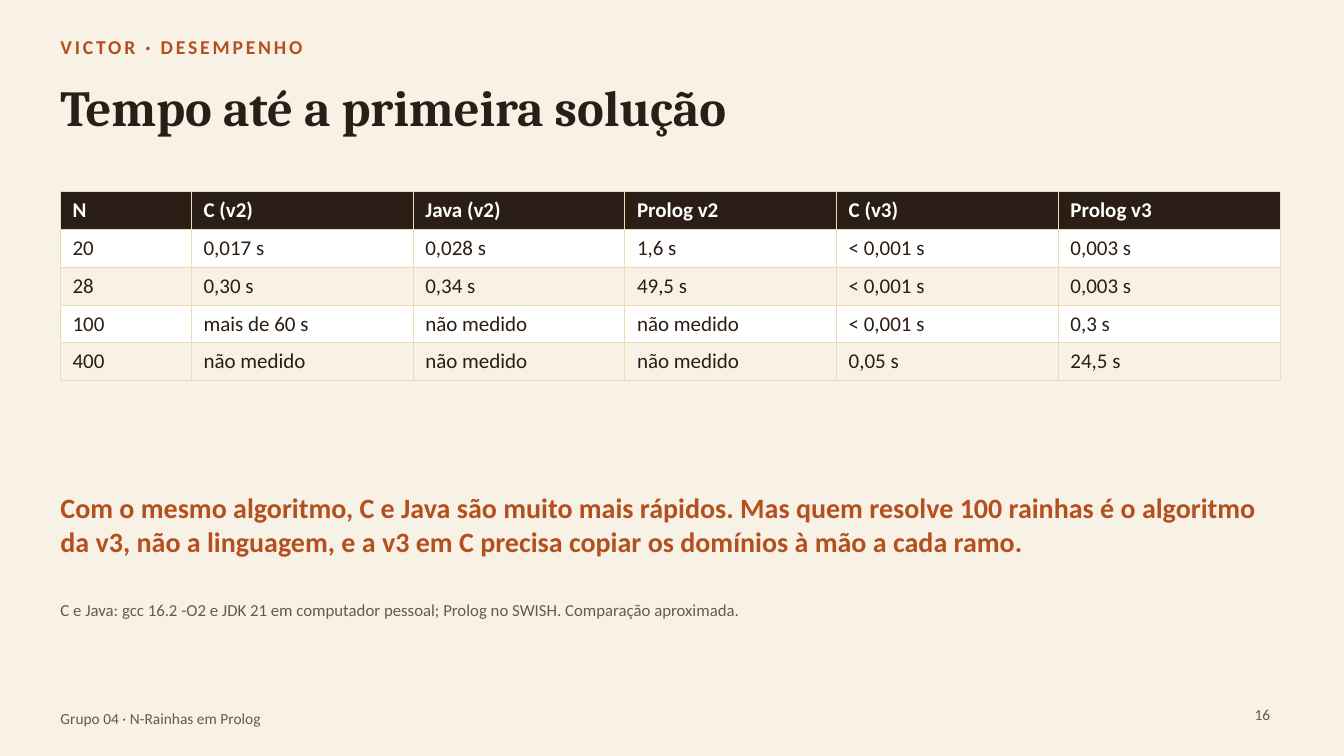
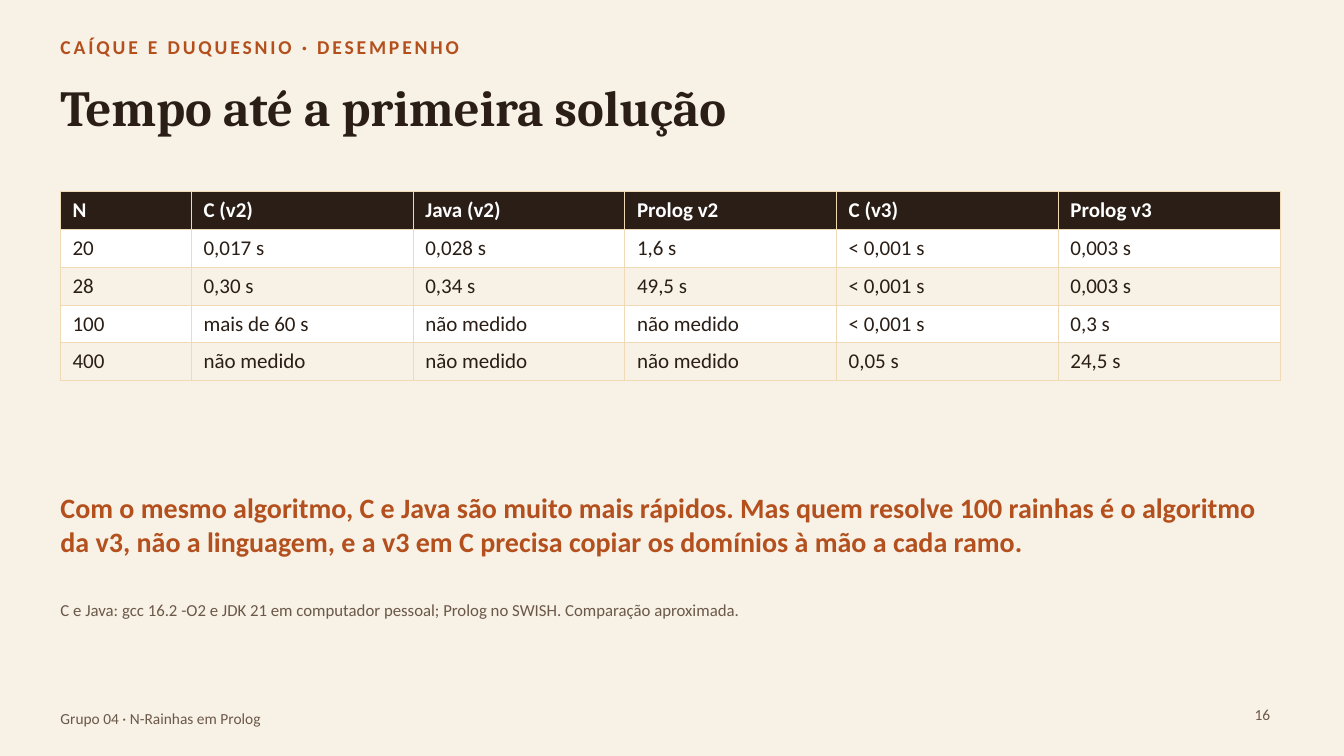
Before and after one commit to Alexandro-Junior/N-rainhas-com-backtracking, a slide deck: slide 16 of slides/Seminario-NRainhas-Grupo04.pptx. Drawn at 1344x756 pixels with LibreOffice and Linux fonts; fonts in the diff are those of the drawing. Boxes give left, top, right and bottom in pixels: in the first picture for what was removed or moved away, otherwise in the second. Text is boxed around its words. In the diff, an @@ line names an element or a change of style, - is before the commit and + after.

```diff
--- a/slides/Seminario-NRainhas-Grupo04.pptx
+++ b/slides/Seminario-NRainhas-Grupo04.pptx
@@ text at bbox=[60, 38, 459, 57]: text changed @@
-VICTOR · DESEMPENHO
+CAÍQUE E DUQUESNIO · DESEMPENHO
```
Also in this commit, not shown: 6 other slides changed.
